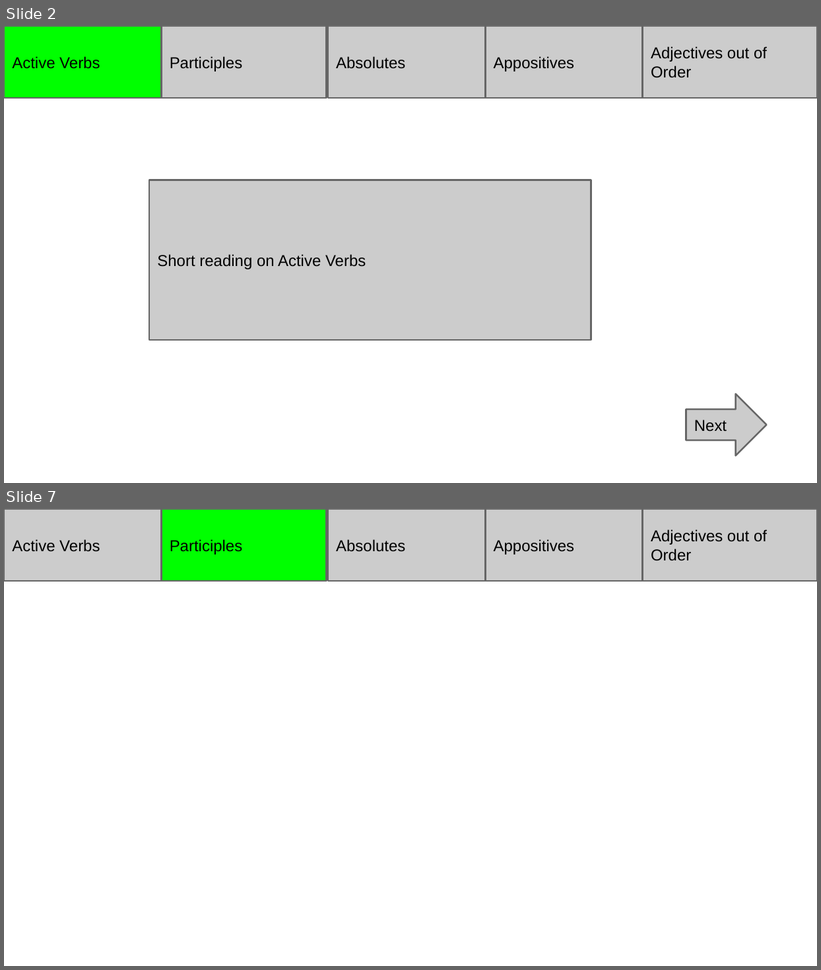
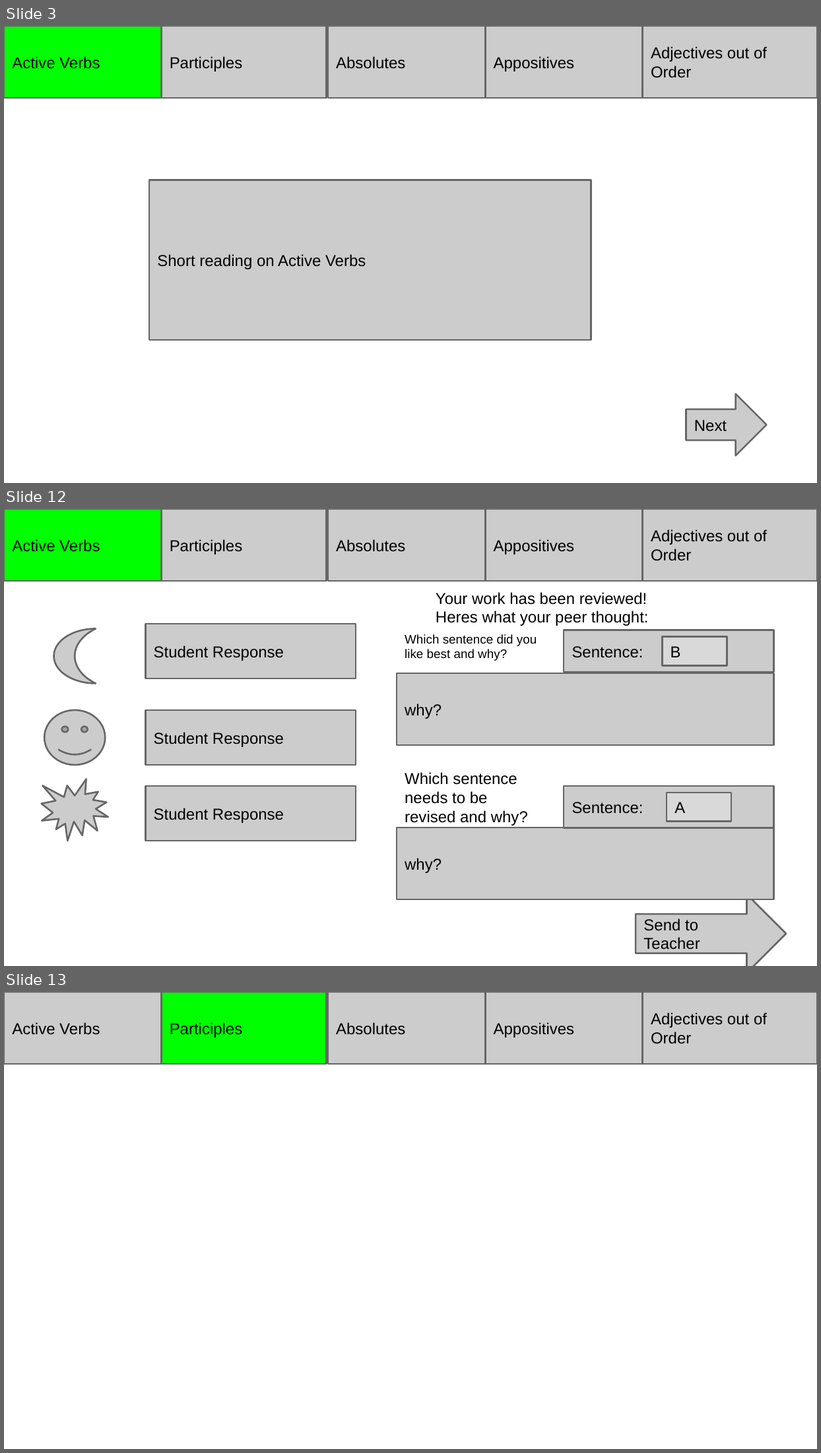
Before and after one commit to nealyoung/GrammarBrushstrokes, a slide deck: Mock-Up 1.pptx. Shown one above the other, each under a label of ours: slides 2 and 7 before the commit, slides 3, 12 and 13 after it; the slides between them are not shown. The pictures are 821x970 and 821x1453 pixels, drawn with LibreOffice and Linux fonts; fonts in the diff are those of the drawing. Boxes give left, top, right and bottom in pixels: in the first picture for what was removed or moved away, otherwise in the second. Text is boxed around its words. In the diff, an @@ line names an element or a change of style, - is before the commit and + after.

```diff
--- a/Mock-Up 1.pptx
+++ b/Mock-Up 1.pptx
@@ slide 12 added at (4, 509, 817, 966), background #FFFFFF @@
@@ rectangle added at (4, 509, 162, 582), fill #00FF00, outline #666666 1.5 pt, 14 pt, text #000000 @@
+Active Verbs
@@ rectangle added at (162, 509, 327, 582), fill #CCCCCC, outline #666666 1.5 pt, 14 pt, text #000000 @@
+Participles
@@ rectangle added at (327, 509, 485, 582), fill #CCCCCC, outline #666666 1.5 pt, 14 pt, text #000000 @@
+Absolutes
@@ rectangle added at (485, 509, 643, 582), fill #CCCCCC, outline #666666 1.5 pt, 14 pt, text #000000 @@
+Appositives
@@ rectangle added at (643, 509, 817, 582), fill #CCCCCC, outline #666666 1.5 pt, 14 pt, text #000000 @@
+Adjectives out of Order
@@ text added at (436, 592, 649, 626), 14 pt, text #000000 @@
+Your work has been reviewed! Heres what your peer thought:
@@ rectangle added at (145, 624, 356, 678), fill #CCCCCC, outline #666666 1.5 pt, 14 pt, text #000000 @@
+Student Response
@@ moon added at (54, 628, 95, 683), fill #CCCCCC, outline #666666 1.5 pt @@
@@ text added at (405, 634, 537, 661), 11 pt, text #000000 @@
+Which sentence did you like best and why?
@@ rectangle added at (564, 630, 774, 671), fill #CCCCCC, outline #666666 1.5 pt, 14 pt, text #000000 @@
+Sentence:
@@ rectangle added at (663, 636, 727, 666), fill #D9D9D9, outline #666666 1.5 pt, 14 pt, text #000000 @@
+B
@@ rectangle added at (397, 673, 774, 746), fill #CCCCCC, outline #666666 1.5 pt, 14 pt, text #000000 @@
+why?
@@ smiley face added at (45, 711, 106, 765), fill #CCCCCC, outline #666666 1.5 pt @@
@@ rectangle added at (145, 711, 356, 765), fill #CCCCCC, outline #666666 1.5 pt, 14 pt, text #000000 @@
+Student Response
@@ irregular seal added at (42, 779, 108, 841), fill #CCCCCC, outline #666666 1.5 pt @@
@@ text added at (405, 772, 528, 826), 14 pt, text #000000 @@
+Which sentence needs to be revised and why?
@@ rectangle added at (145, 786, 356, 841), fill #CCCCCC, outline #666666 1.5 pt, 14 pt, text #000000 @@
+Student Response
@@ rectangle added at (564, 786, 774, 828), fill #CCCCCC, outline #666666 1.5 pt, 14 pt, text #000000 @@
+Sentence:
@@ rectangle added at (667, 793, 732, 822), fill #D9D9D9, outline #666666 1.5 pt, 14 pt, text #000000 @@
+A
@@ rectangle added at (397, 828, 774, 900), fill #CCCCCC, outline #666666 1.5 pt, 14 pt, text #000000 @@
+why?
@@ right arrow added at (636, 894, 786, 966), fill #CCCCCC, outline #666666 1.5 pt, 14 pt, text #000000 @@
+Send to Teacher
@@ what was slide 2 is now slide 3 @@
@@ what was slide 7 is now slide 13 @@
```
Also in this commit, not shown: 5 slides changed, 5 other slides added.
